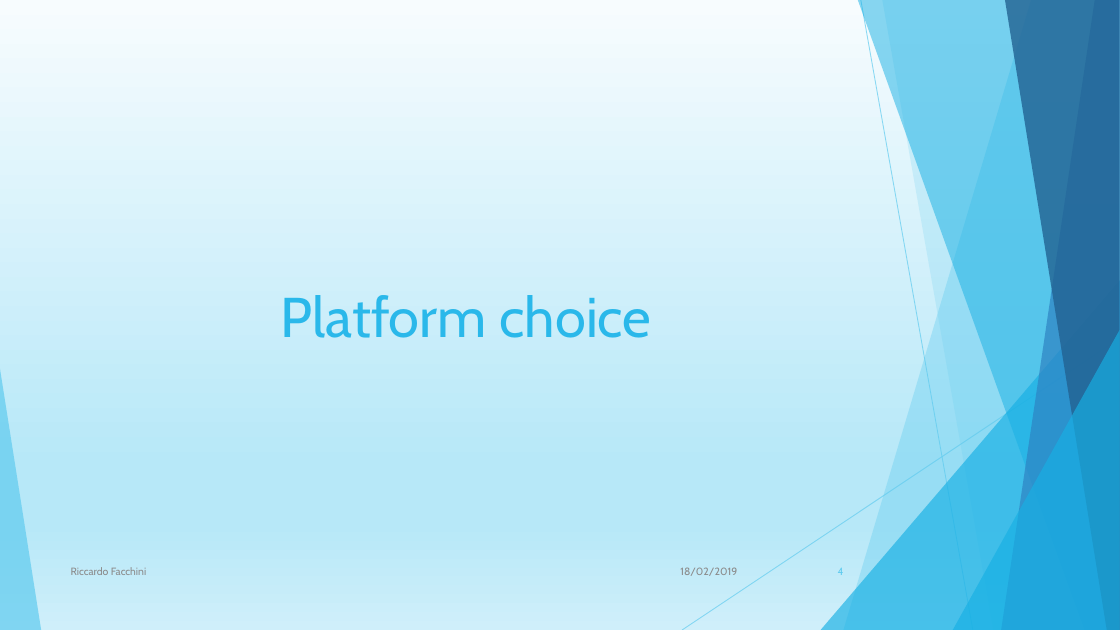
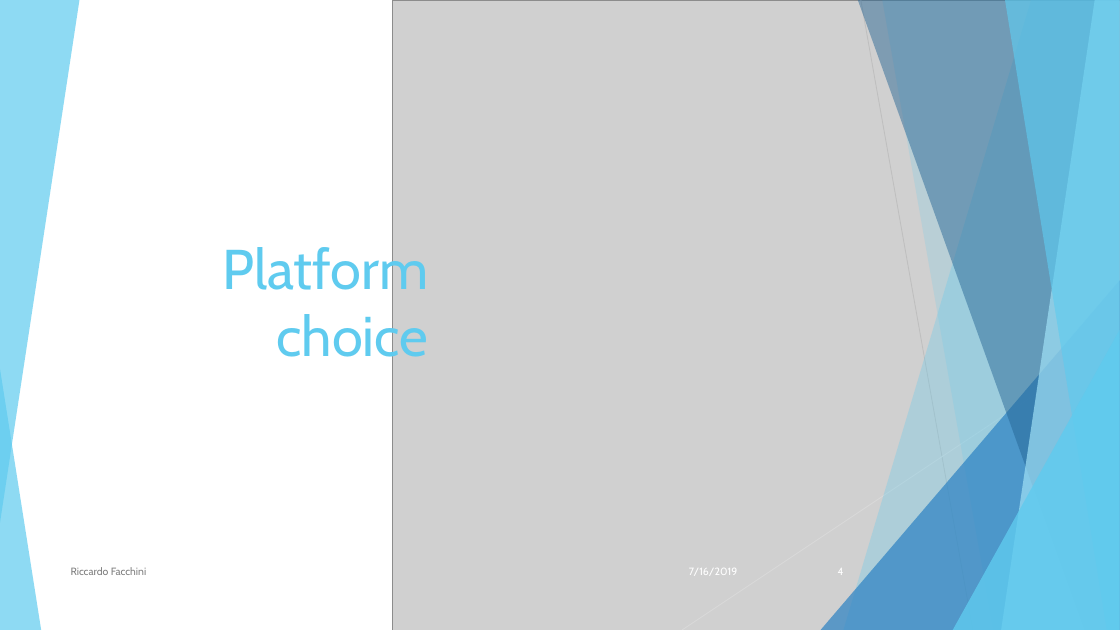
Before and after one commit to Riccardo95Facchini/Reservation, a slide deck: slide 4 of Presentation/Presentation.pptx. Drawn at 1120x630 pixels with LibreOffice and Linux fonts; fonts in the diff are those of the drawing; grey boxes stand for pictures. Boxes give left, top, right and bottom in pixels: in the first picture for what was removed or moved away, otherwise in the second. Text is boxed around its words. In the diff, an @@ line names an element or a change of style, - is before the commit and + after.

```diff
--- a/Presentation/Presentation.pptx
+++ b/Presentation/Presentation.pptx
@@ background gradient #F7FCFE to #B7E8F8 to #CFEFFA to #FFFFFF @@
@@ picture added at (392, 0, 1120, 630) @@
@@ freeform shape added at (844, 0, 1120, 630), fill #5FCBEF at 30% opacity @@
@@ freeform shape added at (858, 0, 1120, 630), fill #226292 at 47% opacity @@
@@ line added from (861, 0) to (973, 630), #BFBFBF 0.75 pt @@
@@ freeform shape added at (882, 0, 1120, 630), fill #5FCBEF at 20% opacity @@
@@ freeform shape added at (1002, 0, 1120, 630), fill #9FE0F5 at 70% opacity @@
@@ freeform shape added at (1005, 0, 1120, 630), fill #5FCBEF at 65% opacity @@
@@ title "Platform choice": place and size @@
-title "Platform choice" at (281, 295, 651, 338)
+title "Platform choice" at (223, 241, 429, 368)
@@ title "Platform choice" at (223, 241, 429, 368): text colour #2AB8EA to #5FCBEF; alignment centre to right; vertical alignment middle to bottom @@
@@ triangle added at (821, 280, 1120, 630), fill #2E83C3 at 72% opacity @@
@@ line added from (1120, 339) to (682, 630), #D9D9D9 0.75 pt @@
@@ group added at (0, 0, 1120, 630): 6 freeform shapes, 2 lines, 2 triangles @@
@@ triangle added at (953, 330, 1120, 630), fill #5FCBEF at 80% opacity @@
@@ text "Riccardo Facchini" at (71, 567, 146, 575): text colour #8C8C8C to #808080; more space between paragraphs @@
@@ text at (689, 568, 737, 575): text changed; text colour #8C8C8C to #FFFFFF @@
-18/02/2019
+7/16/2019
@@ page number at (838, 569, 844, 573): text colour #5FCBEF to #FFFFFF; more space between paragraphs @@
```
Also in this commit, not shown: 6 other slides changed, 10 slides added, 3 slides removed, 8 other files.
